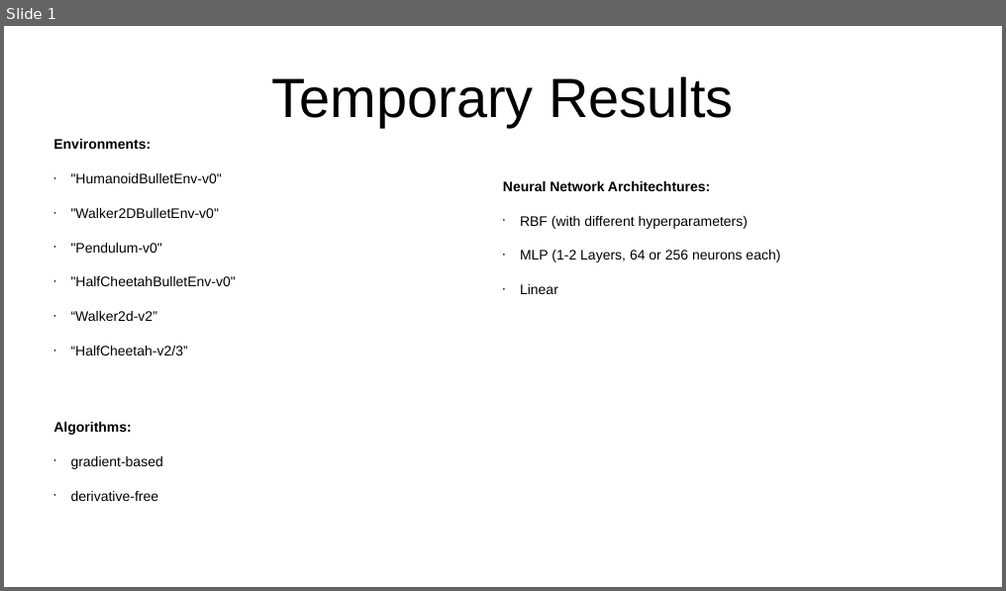
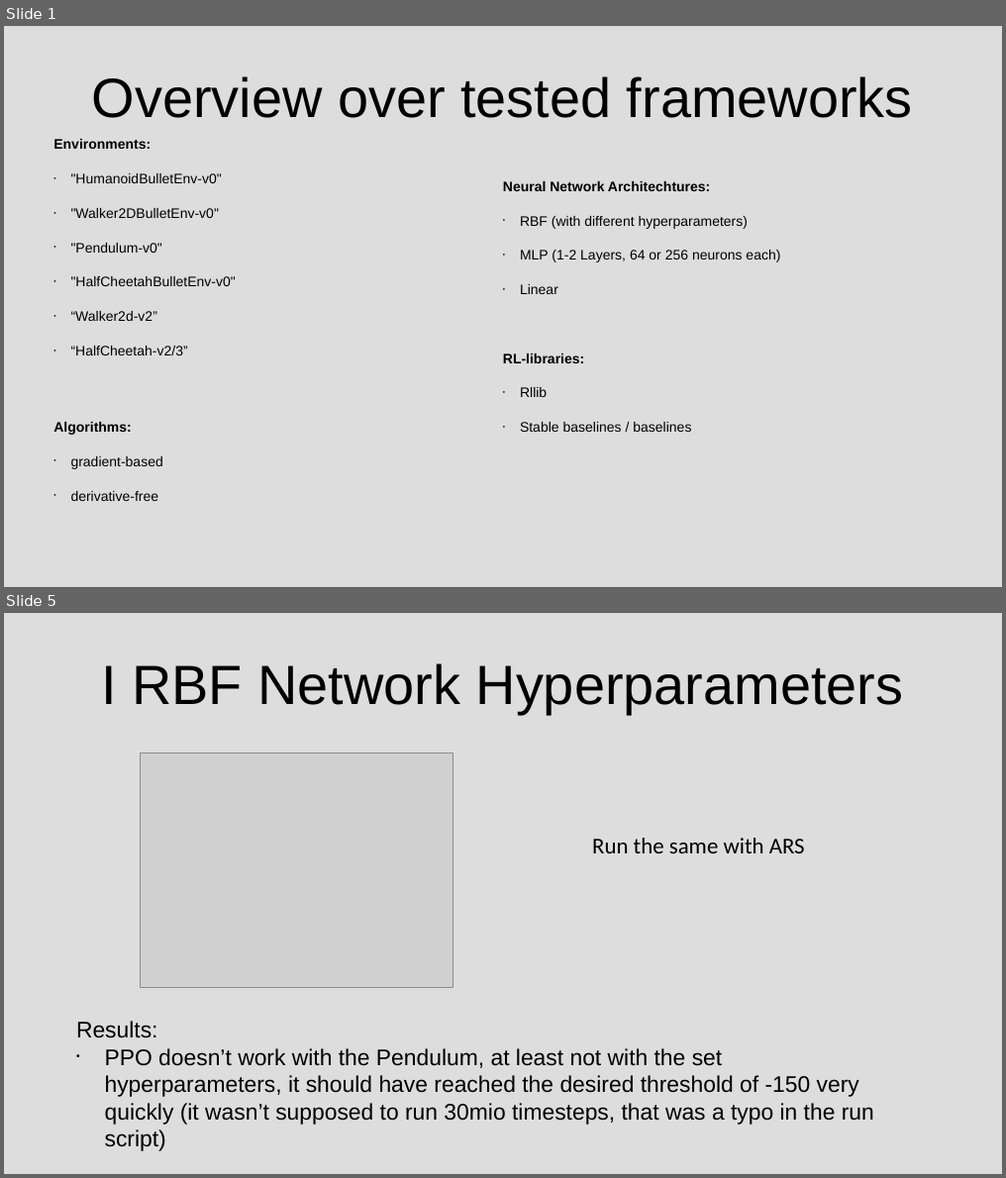
Before and after one commit to sgillen/seagul, a slide deck: seagul/rllib/rllib_with_rbf/Temporary_Results.pptx. Shown one above the other, each under a label of ours: slide 1 before the commit, slides 1 and 5 after it; the slides between them are not shown. The pictures are 1006x591 and 1006x1178 pixels, drawn with LibreOffice and Linux fonts; fonts in the diff are those of the drawing; grey boxes stand for pictures. Boxes give left, top, right and bottom in pixels: in the first picture for what was removed or moved away, otherwise in the second. Text is boxed around its words. In the diff, an @@ line names an element or a change of style, - is before the commit and + after.

```diff
--- a/seagul/rllib/rllib_with_rbf/Temporary_Results.pptx
+++ b/seagul/rllib/rllib_with_rbf/Temporary_Results.pptx
@@ slide 5 added at <box>4,613,1002,1174</box>, background #BFBFBF at 53% opacity @@
@@ title added at <box>101,663,904,714</box>, 44 pt, text #000000 @@
+I RBF Network Hyperparameters
@@ picture added at <box>140,753,453,988</box> @@
@@ text added at <box>592,838,805,854</box>, 18 pt, text #000000 @@
+Run the same with ARS
@@ text added at <box>76,1021,874,1152</box>, 18 pt, text #000000 @@
+Results:
+• PPO doesn’t work with the Pendulum, at least not with the set hyperparameters, it should have reached the desired threshold of -150 very quickly (it wasn’t supposed to run 30mio timesteps, that was a typo in the run script)
@@ slide 1 changed as well @@
@@ background #FFFFFF to #BFBFBF at 53% opacity @@
@@ title at <box>92,76,913,118</box>: text changed @@
-Temporary Results
+Overview over tested frameworks
@@ subtitle at <box>503,354,691,432</box>: paragraphs added @@
+RL-libraries:
+• Rllib
+• Stable baselines / baselines
```
Also in this commit, not shown: 17 other slides changed, 6 other slides added, 1 slide removed.
